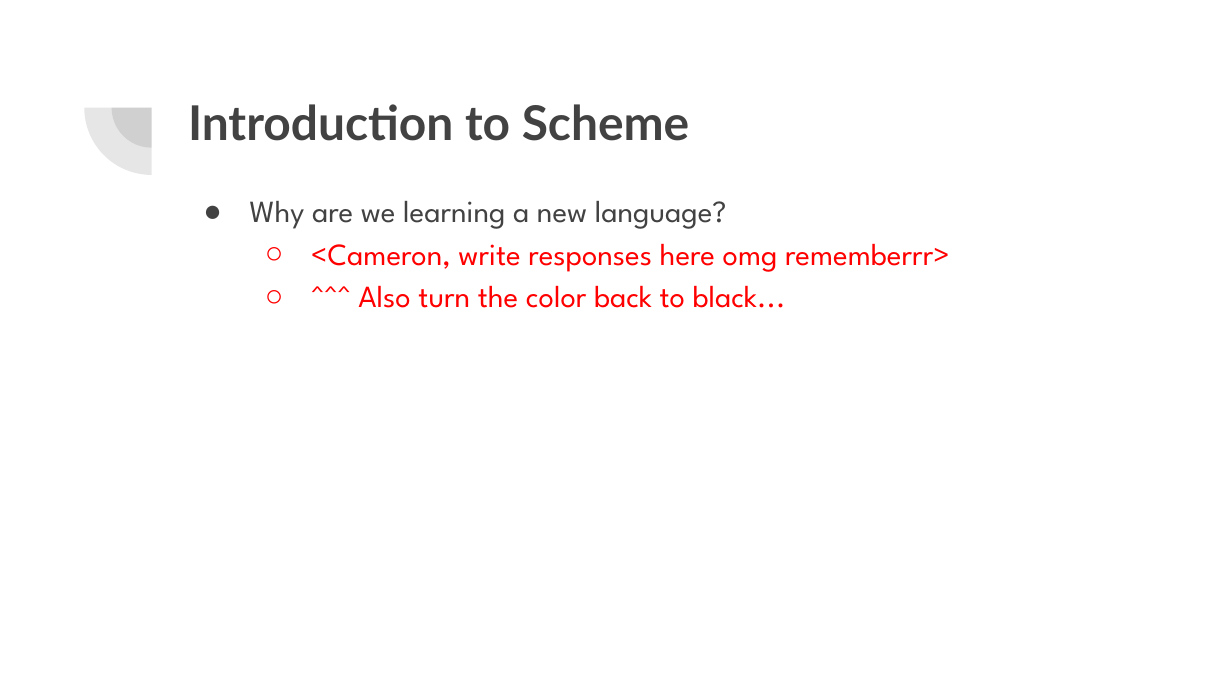
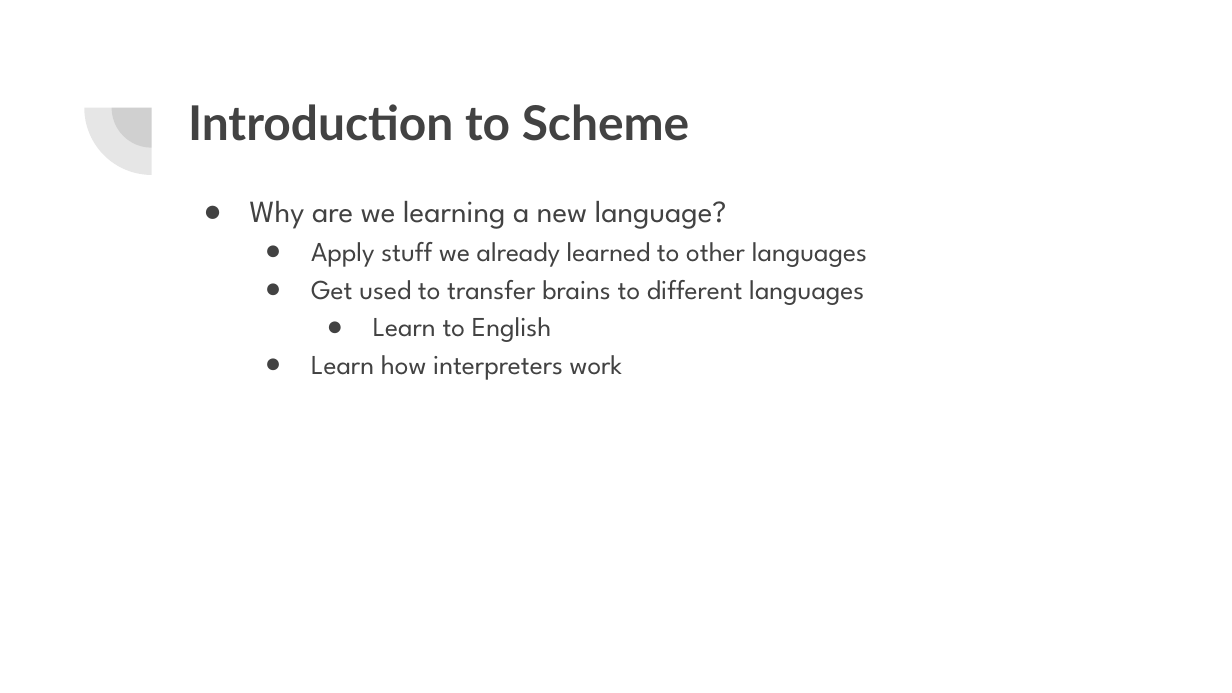
Before and after one commit to cameronmalloy/cameron-malloy, a slide deck: slide 5 of public/pdfs/lab6slides.pptx. Drawn at 1232x693 pixels with LibreOffice and Linux fonts; fonts in the diff are those of the drawing. Boxes give left, top, right and bottom in pixels: in the first picture for what was removed or moved away, otherwise in the second. Text is boxed around its words. In the diff, an @@ line names an element or a change of style, - is before the commit and + after.

Commit message:
Added Student Responses to lab6 pptx

```diff
--- a/public/pdfs/lab6slides.pptx
+++ b/public/pdfs/lab6slides.pptx
@@ text at [311, 242, 867, 380]: text changed; size 18 to 16 pt; text colour #FF0000 to #424242 @@
-  ○ <Cameron, write responses here omg rememberrr>
-  ○ ^^^ Also turn the color back to black...
+  ● Apply stuff we already learned to other languages
+  ● Get used to transfer brains to different languages
+    ● Learn to English
+  ● Learn how interpreters work
```
Also in this commit, not shown: 1 other slide changed, 1 other file.
